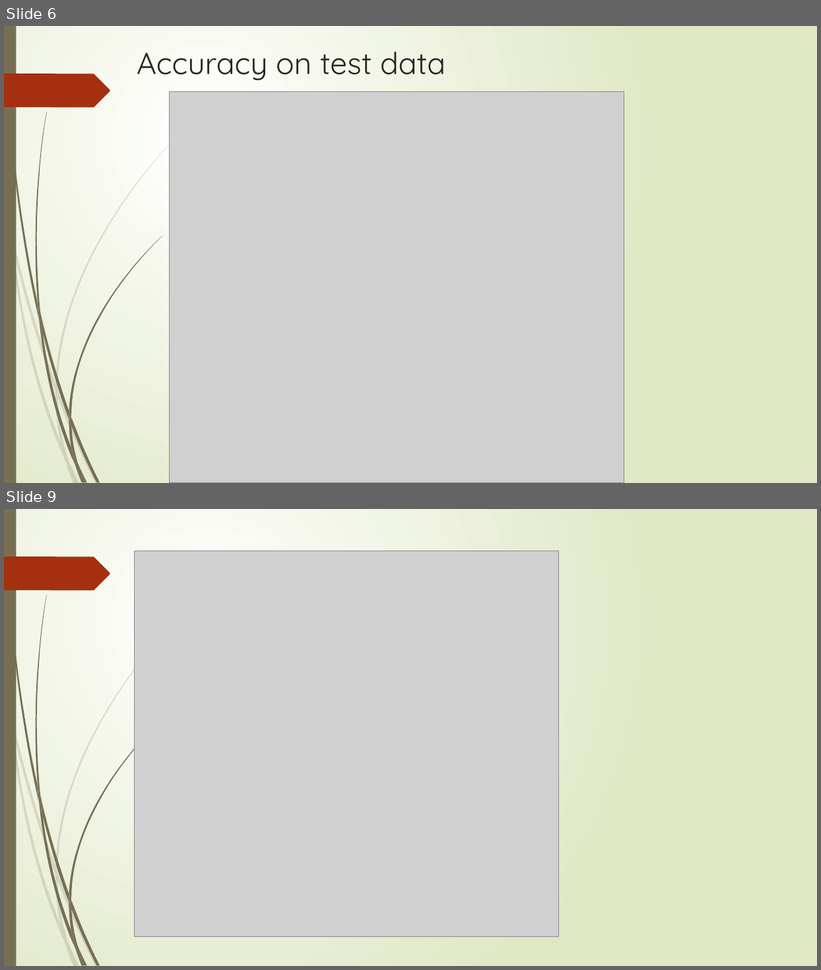
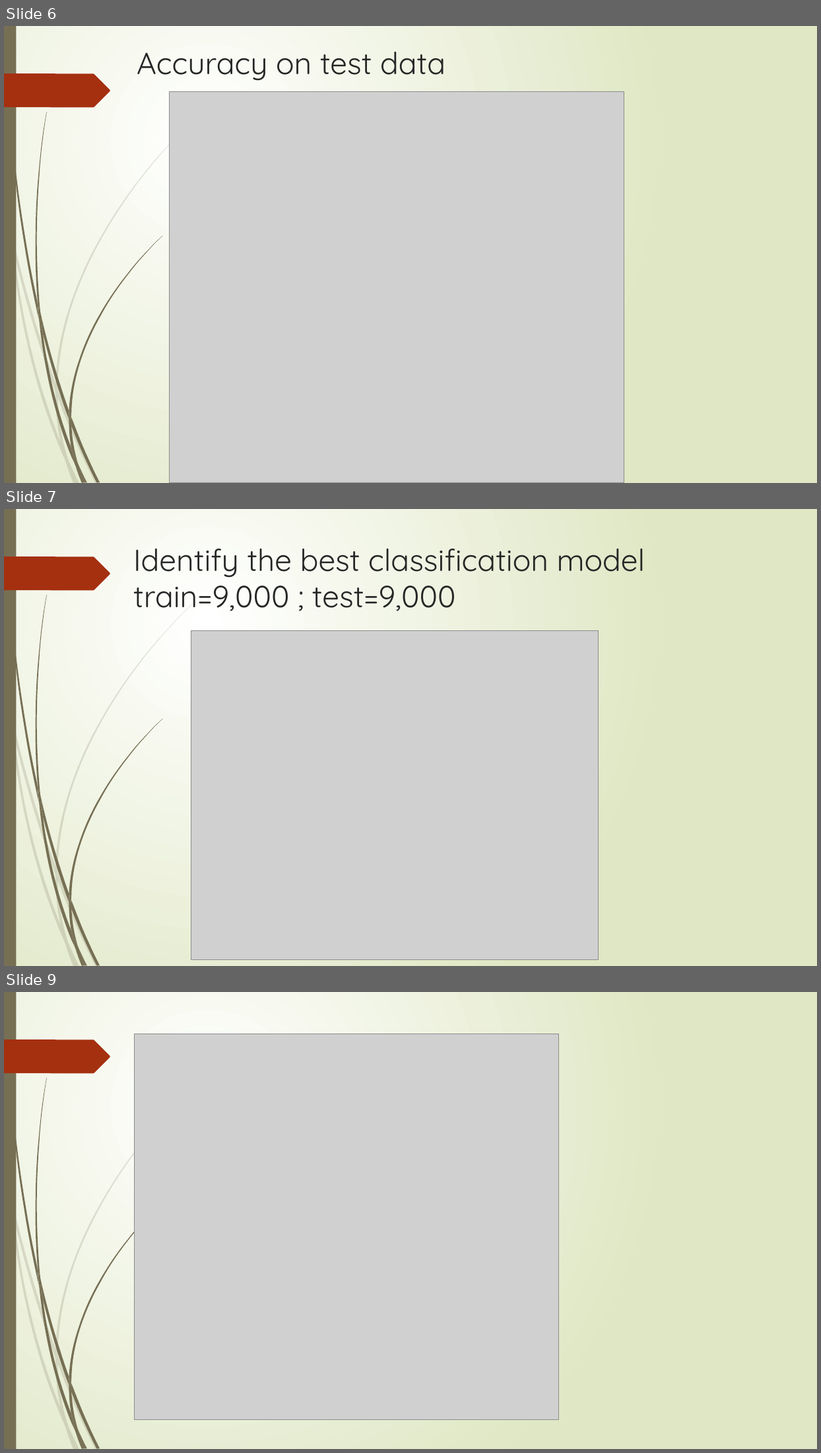
Before and after one commit to richarddeng88/data-minging-practice, a slide deck: final project.pptx. Shown one above the other, each under a label of ours: slides 6 and 9 before the commit, slides 6, 7 and 9 after it; the slides between them are not shown. The pictures are 821x970 and 821x1453 pixels, drawn with LibreOffice and Linux fonts; fonts in the diff are those of the drawing; grey boxes stand for pictures. Boxes give left, top, right and bottom in pixels: in the first picture for what was removed or moved away, otherwise in the second. Text is boxed around its words. In the diff, an @@ line names an element or a change of style, - is before the commit and + after.

```diff
--- a/final project.pptx
+++ b/final project.pptx
@@ slide 7 added at bbox=[4, 509, 817, 966], background gradient #FFFFFF to #DFE8C4; not listed: 24 template elements that a slide beside it also shows @@
@@ title added at bbox=[133, 549, 646, 611], 36 pt, text #262626 @@
+Identify the best classification model
+train=9,000 ; test=9,000
@@ picture added at bbox=[191, 630, 599, 960] @@
```
Also in this commit, not shown: 4 slides changed, 4 other slides added, 4 slides removed, 3 other files.
